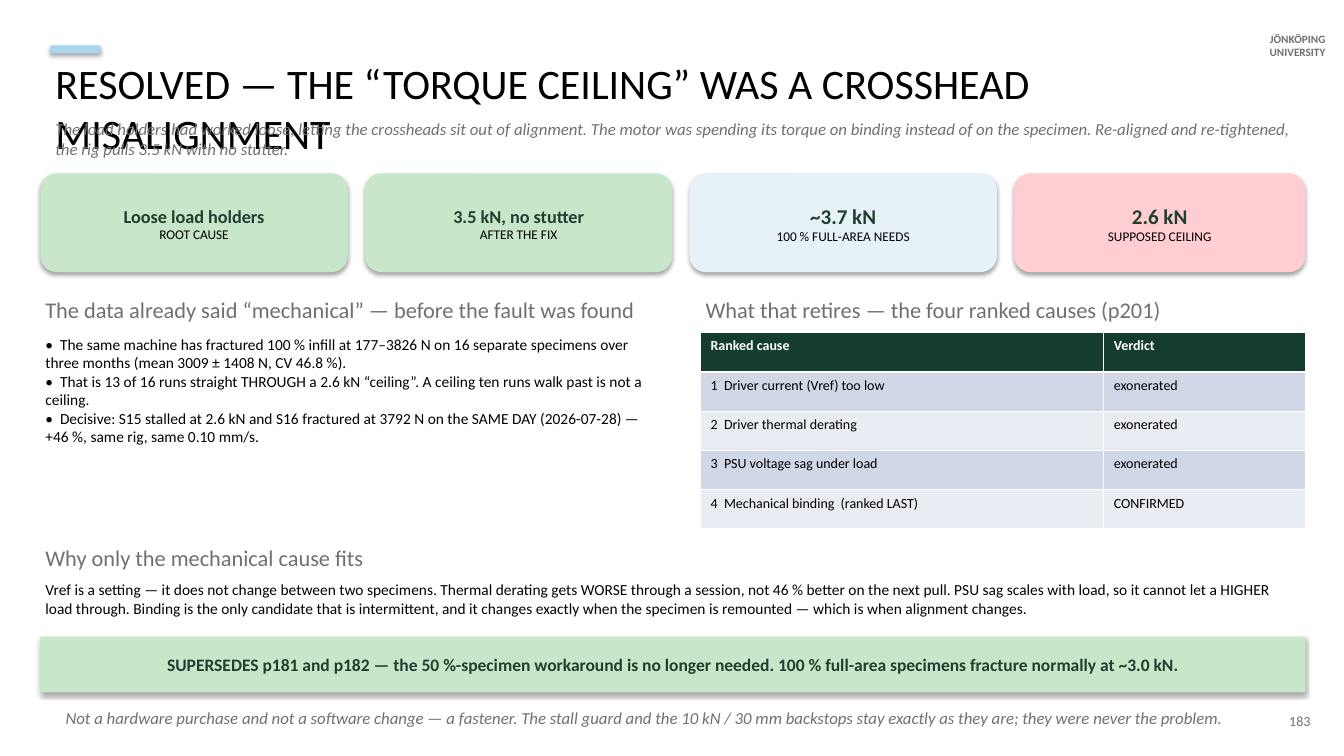
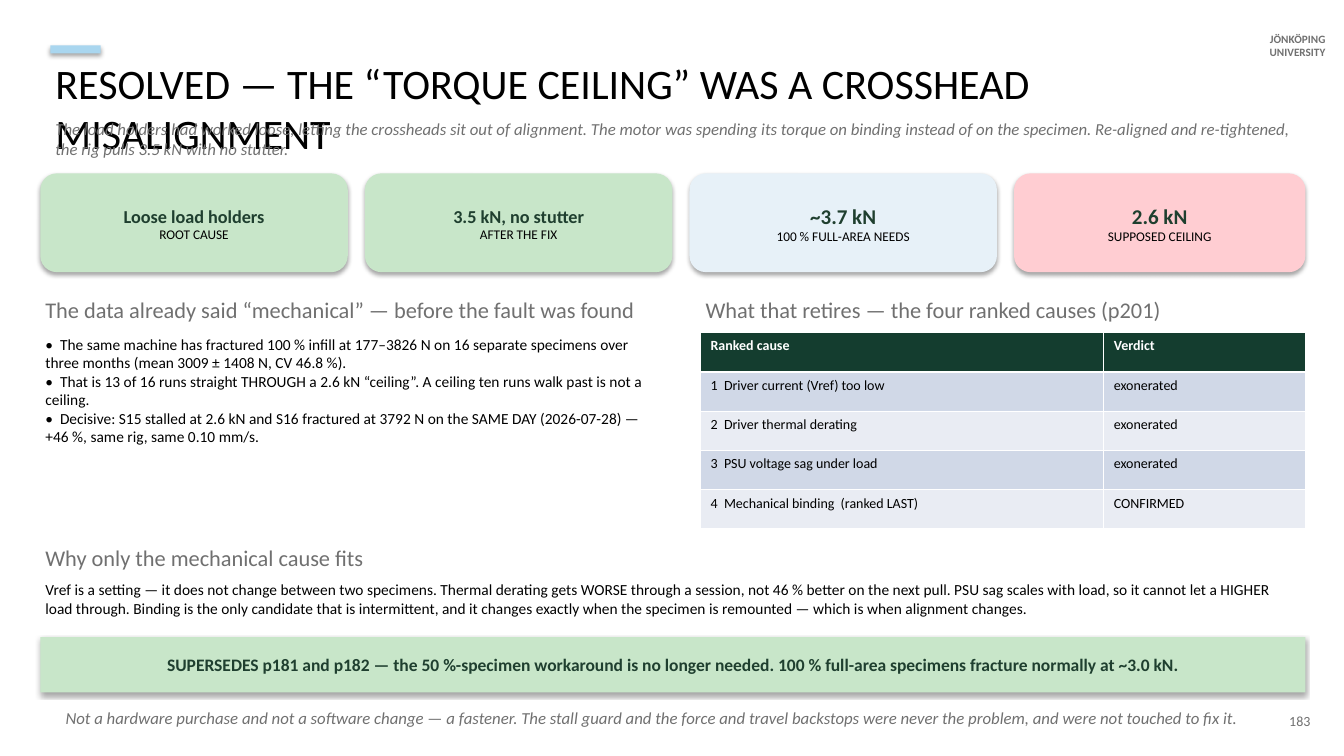
Before and after one commit to AdithyaSivakumar-3/UTM, a slide deck: slide 43 of documentation/decks/V6a_8_6_20_slides.pptx. Drawn at 1344x756 pixels with LibreOffice and Linux fonts; fonts in the diff are those of the drawing. Boxes give left, top, right and bottom in pixels: in the first picture for what was removed or moved away, otherwise in the second. Text is boxed around its words. In the diff, an @@ line names an element or a change of style, - is before the commit and + after.

```diff
--- a/documentation/decks/V6a_8_6_20_slides.pptx
+++ b/documentation/decks/V6a_8_6_20_slides.pptx
@@ text at (66,712,1237,727): text changed @@
-Not a hardware purchase and not a software change — a fastener. The stall guard and the 10 kN / 30 mm backstops stay exactly as they are; they were never the problem.
+Not a hardware purchase and not a software change — a fastener. The stall guard and the force and travel backstops were never the problem, and were not touched to fix it.
```
Also in this commit, not shown: 62 other slides changed, 1 slide added, 8 other files.
